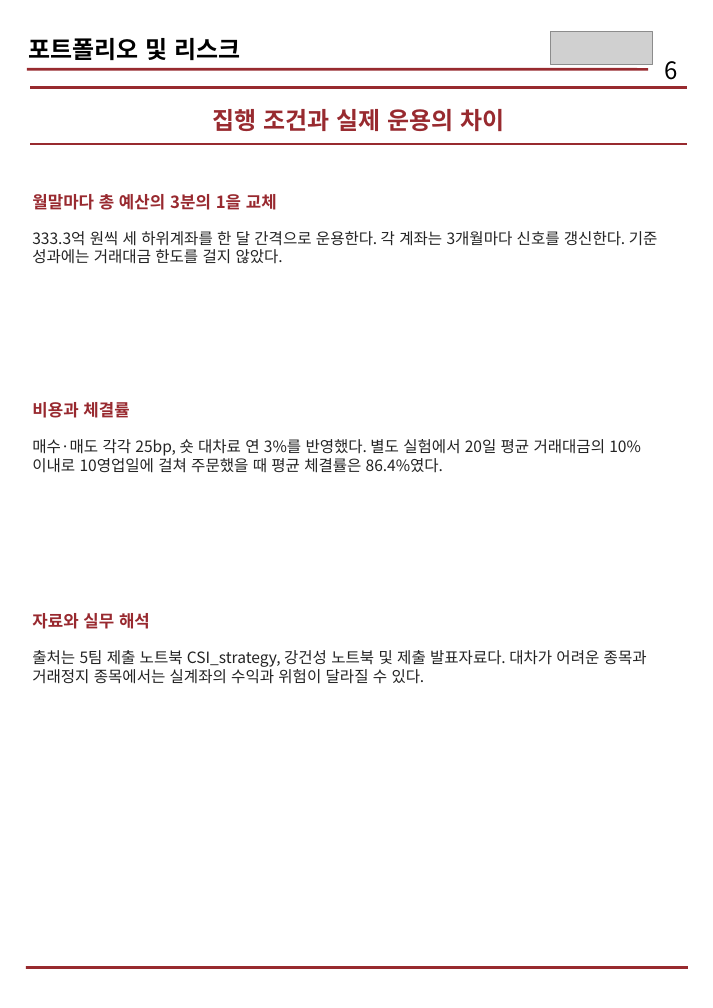
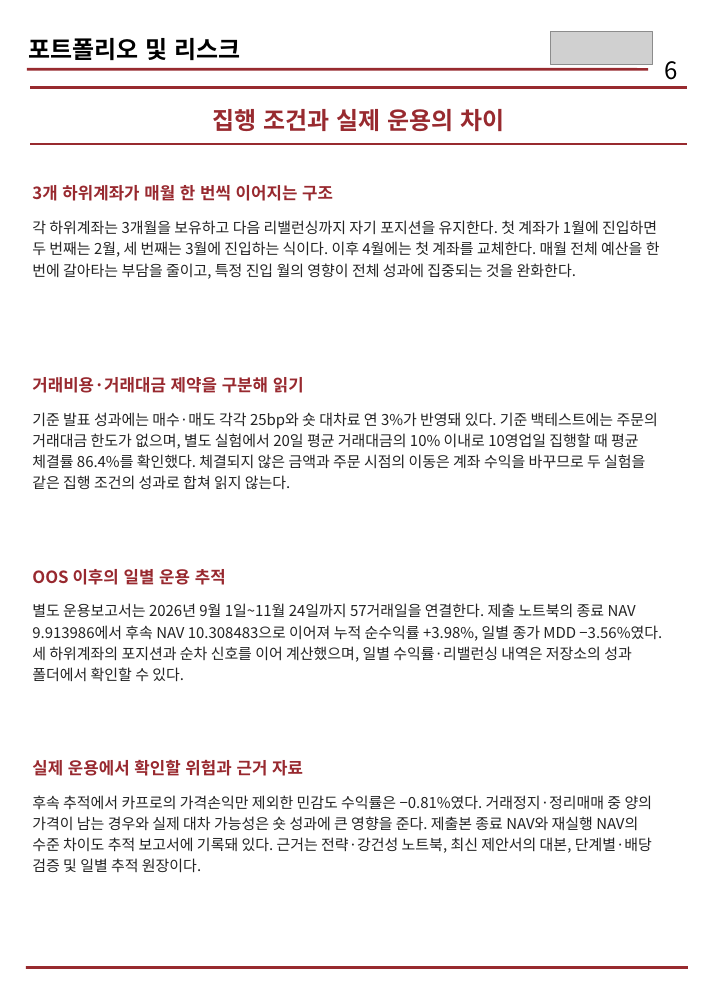
Before and after one commit to hyeonmocho/quantifi-share-issuance, a slide deck: slide 6 of 발표/QUANTIFI_발행주식수_전략보고서.pptx. Drawn at 713x1008 pixels with LibreOffice and Linux fonts; fonts in the diff are those of the drawing; grey boxes stand for pictures. Boxes give left, top, right and bottom in pixels: in the first picture for what was removed or moved away, otherwise in the second. Text is boxed around its words. In the diff, an @@ line names an element or a change of style, - is before the commit and + after.

Commit message:
최신 제안서 PDF로 교체하고 전략보고서의 설계·검증 설명 보강

```diff
--- a/발표/QUANTIFI_발행주식수_전략보고서.pptx
+++ b/발표/QUANTIFI_발행주식수_전략보고서.pptx
@@ text removed at <box>32,194,277,210</box> @@
-월말마다 총 예산의 3분의 1을 교체
@@ text added at <box>32,185,333,201</box>, 14 pt, text #98292F, bold @@
+3개 하위계좌가 매월 한 번씩 이어지는 구조
@@ text removed at <box>32,231,658,264</box> @@
-333.3억 원씩 세 하위계좌를 한 달 간격으로 운용한다. 각 계좌는 3개월마다 신호를 갱신한다. 기준 성과에는 거래대금 한도를 걸지 않았다.
@@ text added at <box>32,220,660,279</box>, 12.5 pt, text #232323 @@
+각 하위계좌는 3개월을 보유하고 다음 리밸런싱까지 자기 포지션을 유지한다. 첫 계좌가 1월에 진입하면 두 번째는 2월, 세 번째는 3월에 진입하는 식이다. 이후 4월에는 첫 계좌를 교체한다. 매월 전체 예산을 한 번에 갈아타는 부담을 줄이고, 특정 진입 월의 영향이 전체 성과에 집중되는 것을 완화한다.
@@ text added at <box>32,377,304,393</box>, 14 pt, text #98292F, bold @@
+거래비용·거래대금 제약을 구분해 읽기
@@ text at <box>32,412,658,489</box>: text changed; size 13 to 12.5 pt @@
-매수·매도 각각 25bp, 숏 대차료 연 3%를 반영했다. 별도 실험에서 20일 평균 거래대금의 10% 이내로 10영업일에 걸쳐 주문했을 때 평균 체결률은 86.4%였다.
+기준 발표 성과에는 매수·매도 각각 25bp와 숏 대차료 연 3%가 반영돼 있다. 기준 백테스트에는 주문의 거래대금 한도가 없으며, 별도 실험에서 20일 평균 거래대금의 10% 이내로 10영업일 집행할 때 평균 체결률 86.4%를 확인했다. 체결되지 않은 금액과 주문 시점의 이동은 계좌 수익을 바꾸므로 두 실험을 같은 집행 조건의 성과로 합쳐 읽지 않는다.
@@ text removed at <box>32,402,129,418</box> @@
-비용과 체결률
@@ text added at <box>32,569,226,585</box>, 14 pt, text #98292F, bold @@
+OOS 이후의 일별 운용 추적
@@ text removed at <box>32,613,150,629</box> @@
-자료와 실무 해석
@@ text added at <box>32,603,662,682</box>, 12.5 pt, text #232323 @@
+별도 운용보고서는 2026년 9월 1일~11월 24일까지 57거래일을 연결한다. 제출 노트북의 종료 NAV 9.913986에서 후속 NAV 10.308483으로 이어져 누적 순수익률 +3.98%, 일별 종가 MDD −3.56%였다. 세 하위계좌의 포지션과 순차 신호를 이어 계산했으며, 일별 수익률·리밸런싱 내역은 저장소의 성과 폴더에서 확인할 수 있다.
@@ text removed at <box>32,650,647,684</box> @@
-출처는 5팀 제출 노트북 CSI_strategy, 강건성 노트북 및 제출 발표자료다. 대차가 어려운 종목과 거래정지 종목에서는 실계좌의 수익과 위험이 달라질 수 있다.
@@ text added at <box>32,760,303,776</box>, 14 pt, text #98292F, bold @@
+실제 운용에서 확인할 위험과 근거 자료
@@ text added at <box>32,795,653,873</box>, 12.5 pt, text #232323 @@
+후속 추적에서 카프로의 가격손익만 제외한 민감도 수익률은 −0.81%였다. 거래정지·정리매매 중 양의 가격이 남는 경우와 실제 대차 가능성은 숏 성과에 큰 영향을 준다. 제출본 종료 NAV와 재실행 NAV의 수준 차이도 추적 보고서에 기록돼 있다. 근거는 전략·강건성 노트북, 최신 제안서의 대본, 단계별·배당 검증 및 일별 추적 원장이다.
```
Also in this commit, not shown: 4 other slides changed, 4 other files.
